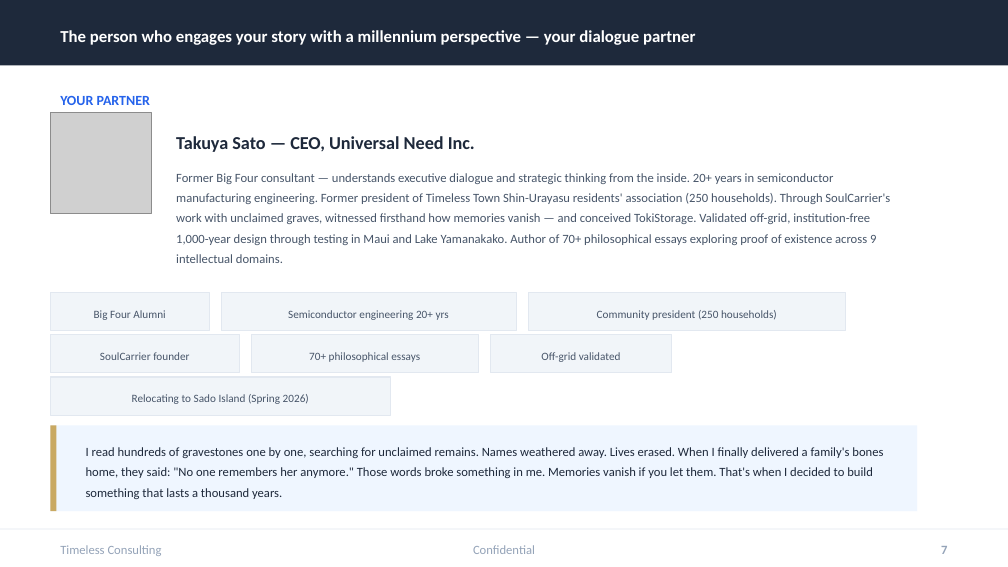
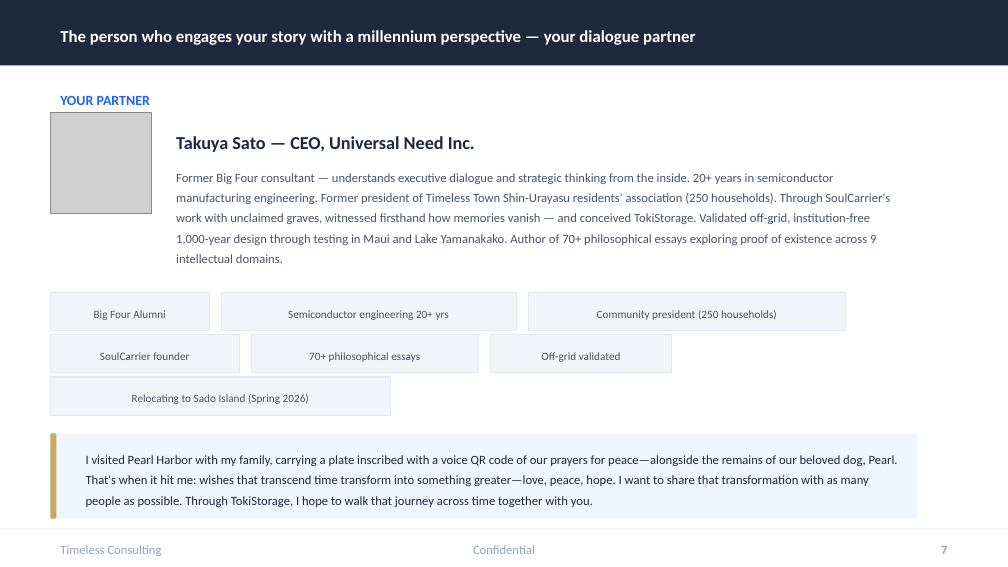
Before and after one commit to timeless-residents/pearlmemorial, a slide deck: slide 7 of toki/tokistorage-client-deck-en.pptx. Drawn at 1008x567 pixels with LibreOffice and Linux fonts; fonts in the diff are those of the drawing; grey boxes stand for pictures. Boxes give left, top, right and bottom in pixels: in the first picture for what was removed or moved away, otherwise in the second. Text is boxed around its words. In the diff, an @@ line names an element or a change of style, - is before the commit and + after.

```diff
--- a/toki/tokistorage-client-deck-en.pptx
+++ b/toki/tokistorage-client-deck-en.pptx
@@ rectangle: place and size @@
-rectangle at <box>50,425,917,511</box>
+rectangle at <box>50,433,917,518</box>
@@ rectangle: place and size @@
-rectangle at <box>50,425,56,511</box>
+rectangle at <box>50,433,56,518</box>
@@ text at <box>86,455,898,507</box>: text changed @@
-I read hundreds of gravestones one by one, searching for unclaimed remains. Names weathered away. Lives erased. When I finally delivered a family's bones home, they said: "No one remembers her anymore." Those words broke something in me. Memories vanish if you let them. That's when I decided to build something that lasts a thousand years.
+I visited Pearl Harbor with my family, carrying a plate inscribed with a voice QR code of our prayers for peace—alongside the remains of our beloved dog, Pearl. That's when it hit me: wishes that transcend time transform into something greater—love, peace, hope. I want to share that transformation with as many people as possible. Through TokiStorage, I hope to walk that journey across time together with you.
```
Also in this commit, not shown: 4 other files.
